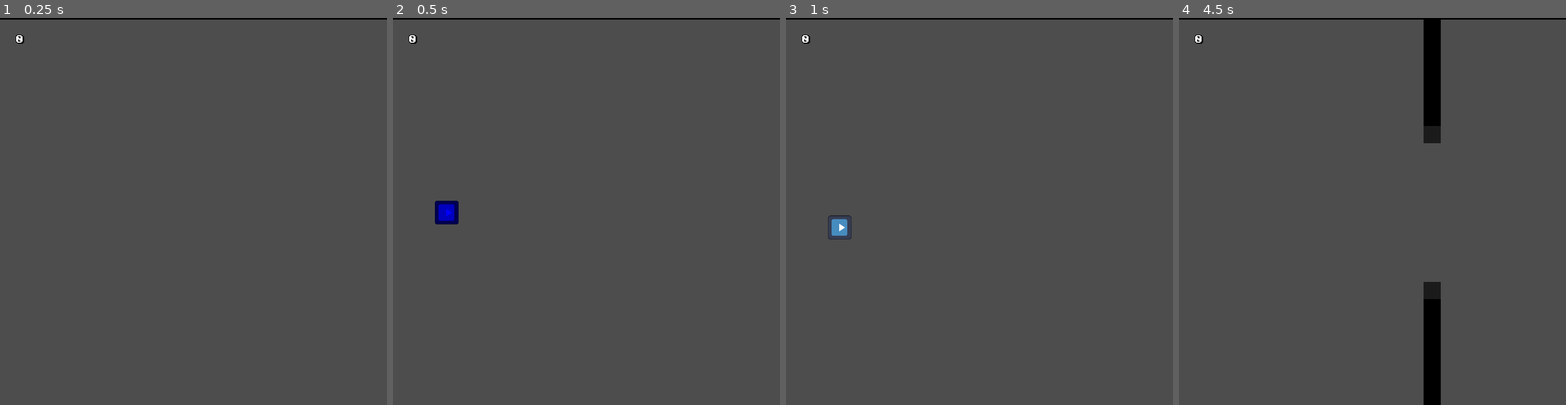
Above: before the commit, frames 1-4 (left to right).
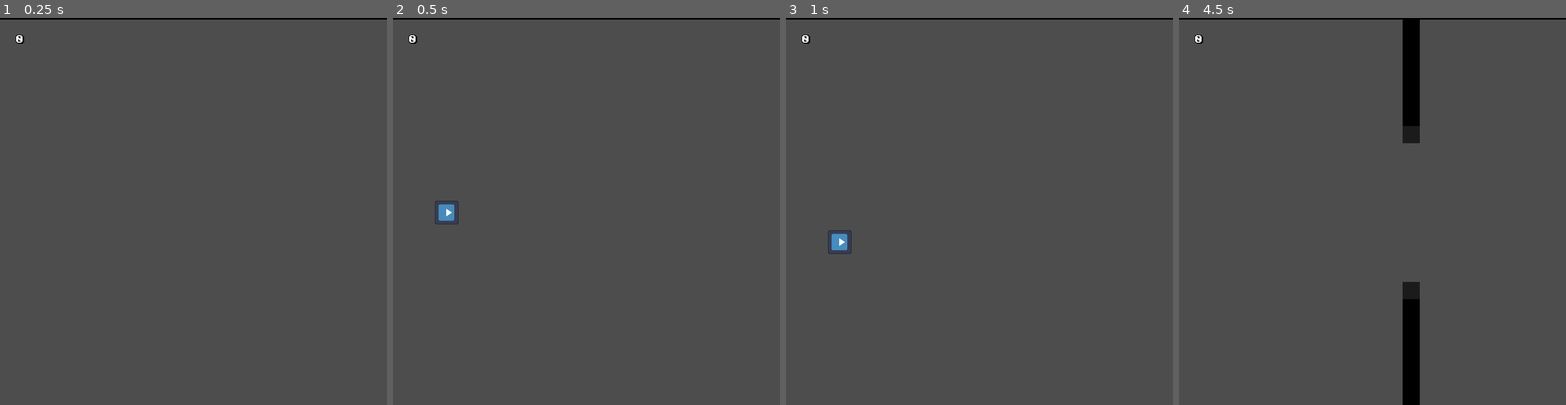
Above: after the commit, the same moments.

Repository: where-fore/flappy
Game: Godot game, scene res://scenes/main.tscn
Same seed, same stepped clock (60 frames per second), same inputs: the game is played once before the commit and once after it. The engine's default icon, where the game draws it, is replaced by a stand-in: a white triangle on a blue panel in a dark square.
Inputs:
- Up to frame 1 (0.25 s): no input
- Up to frame 2 (0.5 s): no input
- Up to frame 3 (1 s): hold Up (ui_up) from 0.53 s (still down)
- Up to frame 4 (4.5 s): release Up (ui_up) at 1.28 s; hold Up (ui_up) 2.03-3.53 s

Frame 1 is identical in both runs. In frame 2, 0.4% of the frame differs, in the area x 10-17%, y 47-54%; in frame 3, 0.4%; in frame 4, 5.7%, in the area x 57-68%, y 0-100%.

Commit message:
better respawn
obstacles speed up, and once they are all cleared then you respawn

Diff:
--- a/project/scenes/main.tscn
+++ b/project/scenes/main.tscn
@@ -25,5 +25,7 @@
 
 [node name="HUD" parent="." instance=ExtResource("6_tefeu")]
 
+[connection signal="player_died" from="." to="Obstacle Spawner" method="_on_main_player_died"]
 [connection signal="player_died" from="." to="HUD" method="_on_main_player_died"]
+[connection signal="player_respawned" from="." to="Obstacle Spawner" method="_on_main_player_respawned"]
 [connection signal="player_scored" from="." to="HUD" method="_on_main_player_scored"]
--- a/project/scenes/obstacle.tscn
+++ b/project/scenes/obstacle.tscn
@@ -25,7 +25,6 @@
 shape = SubResource("RectangleShape2D_drdry")
 
 [node name="VisibleOnScreenNotifier2D" type="VisibleOnScreenNotifier2D" parent="."]
-visible = false
 
 [connection signal="body_entered" from="." to="." method="_on_body_entered"]
 [connection signal="screen_exited" from="VisibleOnScreenNotifier2D" to="." method="_on_visible_on_screen_notifier_2d_screen_exited"]
--- a/project/scripts/main.gd
+++ b/project/scripts/main.gd
@@ -2,10 +2,13 @@
 
 signal player_scored
 signal player_died
+signal player_respawned
 @export var player_scene: PackedScene
 
-var player_respawn_time = 4
+var player_respawn_time = 2
 var player_first_spawn_time = 0.25
+
+var should_wait_for_obstacles_to_clear = false
 
 # Called when the node enters the scene tree for the first time.
 func _ready() -> void:
@@ -17,11 +20,14 @@
 
 # Called every frame. 'delta' is the elapsed time since the previous frame.
 func _process(_delta: float) -> void:
-	pass
+	if should_wait_for_obstacles_to_clear:
+		if get_tree().get_node_count_in_group("Obstacle") <= 0:
+			should_wait_for_obstacles_to_clear = false
+			spawn_player(0.25)
 
 
 func _on_player_destroyed() -> void:
-	spawn_player(player_respawn_time)
+	should_wait_for_obstacles_to_clear = true
 	emit_signal("player_died")
 
 
@@ -37,3 +43,4 @@
 	call_deferred("add_child", player)
 	player.connect("destroyed", _on_player_destroyed)
 	player.connect("scored", _on_player_scored)
+	emit_signal("player_respawned")
--- a/project/scripts/obstacle_container.gd
+++ b/project/scripts/obstacle_container.gd
@@ -1,6 +1,7 @@
 extends Node2D
 
 var speed = 250
+var speed_on_death_factor = 2.5
 
 # Called when the node enters the scene tree for the first time.
 func _ready() -> void:
@@ -11,6 +12,11 @@
 func _process(delta: float) -> void:
 	position.x -= speed * delta
 
+func speed_up_on_player_death():
+	var tween = create_tween()
+	tween.set_trans(Tween.TRANS_QUAD)
+	tween.set_ease(Tween.EASE_IN)
+	tween.tween_property(self, "speed", speed * speed_on_death_factor, 1)
 
 func _on_pass_check_area_body_entered(body: Node2D) -> void:
 	if body.is_in_group("Player"): body.pass_obstacle()
--- a/project/scripts/obstacle_spawner.gd
+++ b/project/scripts/obstacle_spawner.gd
@@ -5,6 +5,8 @@
 var obstacle_spawn_interval = 2
 @onready var obstacle_spawn_timer = 0.75
 var vertical_screen_size = 720
+
+var should_spawn_obstacles = true
 
 # Called when the node enters the scene tree for the first time.
 func _ready() -> void:
@@ -14,10 +16,11 @@
 
 # Called every frame. 'delta' is the elapsed time since the previous frame.
 func _process(delta: float) -> void:
-	if obstacle_spawn_timer > 0: obstacle_spawn_timer -= delta
-	if obstacle_spawn_timer <= 0:
-		obstacle_spawn_timer = obstacle_spawn_interval
-		spawn_obstacle(randf_range(200,500))
+	if should_spawn_obstacles:
+		if obstacle_spawn_timer > 0: obstacle_spawn_timer -= delta
+		if obstacle_spawn_timer <= 0:
+			obstacle_spawn_timer = obstacle_spawn_interval
+			spawn_obstacle(randf_range(200,500))
 
 
 func spawn_obstacle(gap:float):
@@ -27,3 +30,19 @@
 	var bottom_obstacle = obstacle_group.get_node("Obstacle (Bottom)")
 	top_obstacle.position.y -= gap/2
 	bottom_obstacle.position.y += gap/2
+
+
+func _on_main_player_died() -> void:
+	should_spawn_obstacles = false
+
+	var obstacles = get_tree().get_nodes_in_group("Obstacle")
+	var obstacle_parents = {}
+	for obstacle in obstacles:
+		var parent = obstacle.get_parent()
+		obstacle_parents[parent.get_instance_id()] = parent
+	for parent in obstacle_parents.values():
+		parent.speed_up_on_player_death()
+
+
+func _on_main_player_respawned() -> void:
+	should_spawn_obstacles = true
--- a/project/scripts/player.gd
+++ b/project/scripts/player.gd
@@ -3,7 +3,7 @@
 signal destroyed
 signal scored
 
-var spawn_pause_time = 0.25
+var spawn_pause_time = 0.5
 @onready var original_modulate = $Sprite2D.modulate
 
 var thrust = Vector2(0, -800)
@@ -17,9 +17,23 @@
 # Called when the node enters the scene tree for the first time.
 func _ready() -> void:
 	freeze = true
-	$Sprite2D.modulate = Color(0,0,1,1)
+
+	var tween = create_tween()
+	var target = self
+	var target_property = "modulate"
+	var duration = spawn_pause_time/4
+	var original_property = self.modulate
+	var end_property = Color(1,1,1,0.25)
+	tween.set_trans(Tween.TRANS_SINE)
+	tween.set_ease(Tween.EASE_IN_OUT)
+	tween.tween_property(target, target_property, end_property, duration)
+	tween.tween_property(target, target_property, original_property, duration)
+	tween.set_loops() #infinite
+
 	await get_tree().create_timer(spawn_pause_time).timeout
-	$Sprite2D.modulate = original_modulate
+	tween.kill()
+	self.modulate = original_property
+
 	freeze = false
 
 
Not shown, changed: jammin.txt
